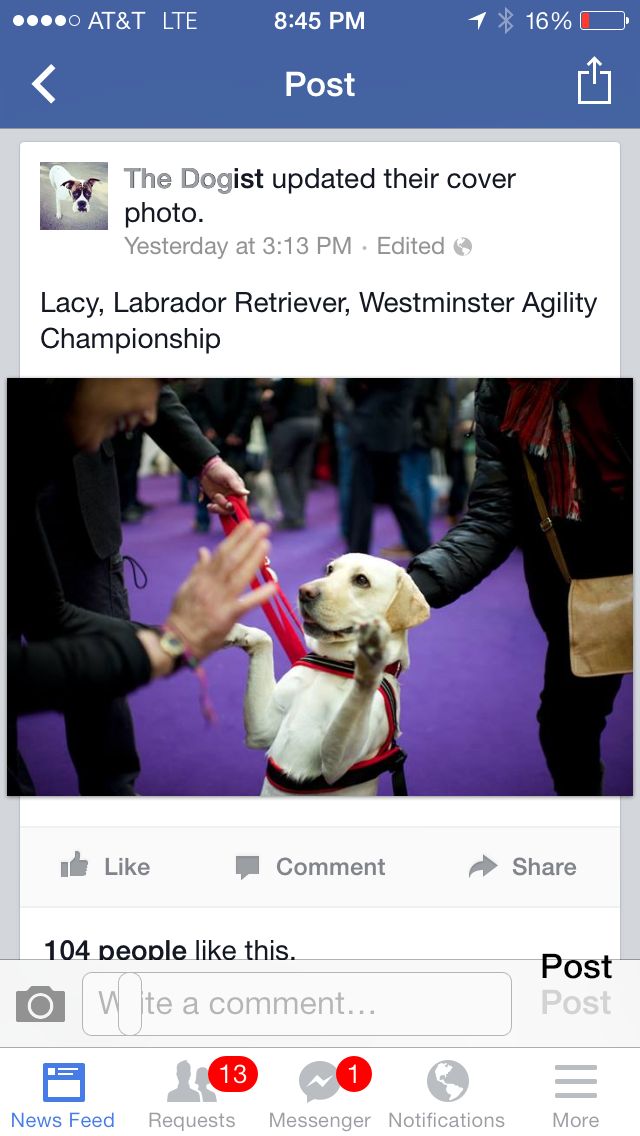
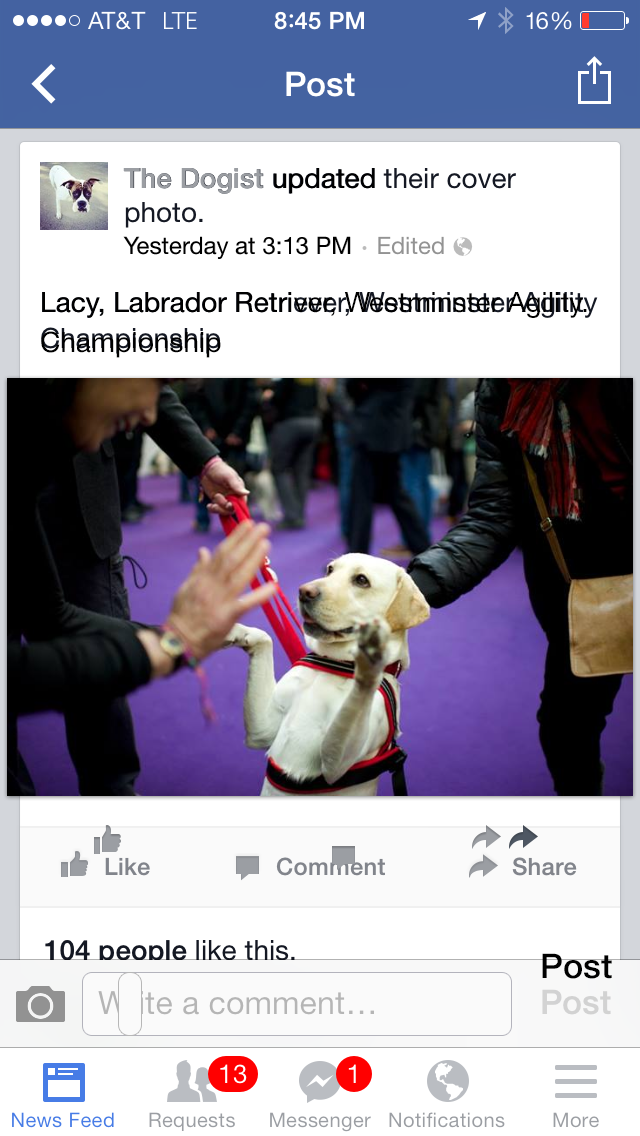
Revision of a layered (640, 1136) image; what changed, layer by layer:
added layer "Rectangle 2" above "Shape 1" over [332, 846, 355, 870]
added layer "Yesterday at 3:13 PM" above "updated" over [123, 236, 350, 259]
added layer "updated" above "Layer 4" over [274, 168, 375, 194]
renamed "The Dog" to "The Dogist", painted on it over [234, 168, 263, 189]
added layer "Shape 1 copy 9" above "Lacy, Labrador Retriver, Westminster Agility. Championship" over [94, 825, 121, 854]
added layer "Lacy, Labrador Retriver, Westminster Agility. Championship" above "Ellipse 1" over [41, 292, 587, 358]
added layer "Ellipse 1" (1st of 2) above "Ellipse 1" over [509, 825, 538, 849]
added layer "Ellipse 1" (2nd of 2) above "Layer 2" over [472, 825, 501, 849]
